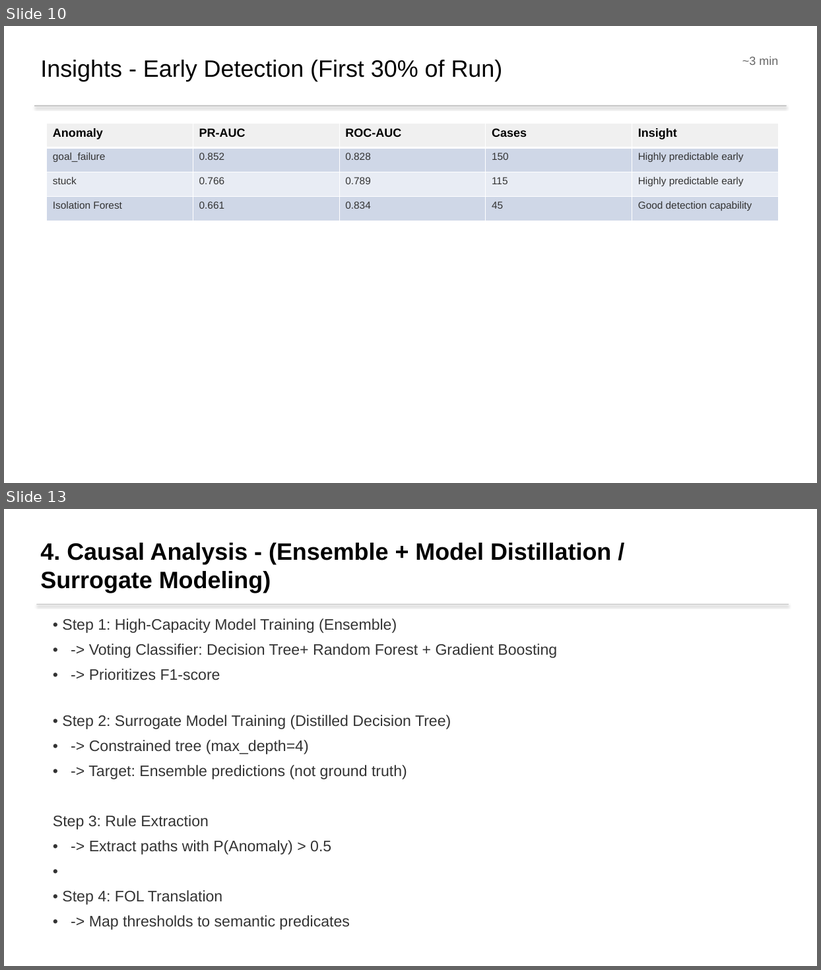
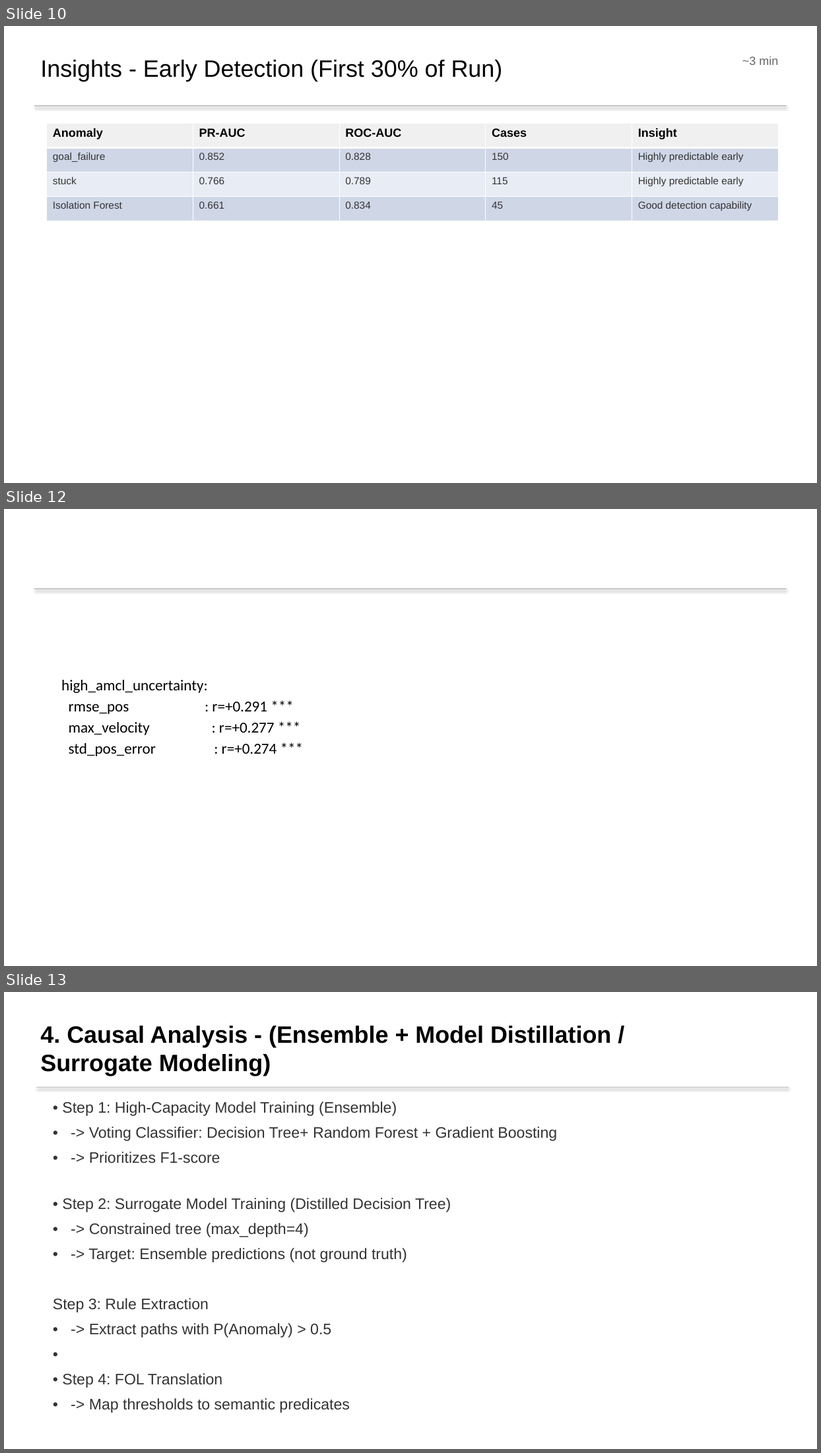
Before and after one commit to nasimpc/Robot-Navigation-Anomaly-Detection-and-Causal-Analysis, a slide deck: assignment3/Team2_Presentation.pptx. Shown one above the other, each under a label of ours: slides 10 and 13 before the commit, slides 10, 12 and 13 after it; the slides between them are not shown. The pictures are 821x970 and 821x1453 pixels, drawn with LibreOffice and Linux fonts; fonts in the diff are those of the drawing. Boxes give left, top, right and bottom in pixels: in the first picture for what was removed or moved away, otherwise in the second. Text is boxed around its words. In the diff, an @@ line names an element or a change of style, - is before the commit and + after.

```diff
--- a/assignment3/Team2_Presentation.pptx
+++ b/assignment3/Team2_Presentation.pptx
@@ slide 12 added at [4,509,817,966], background #FFFFFF @@
@@ rectangle added at [34,588,787,590], fill #C8C8C8 @@
@@ text added at [61,680,277,757], 18 pt, text #000000 @@
+high_amcl_uncertainty:
+rmse_pos : r=+0.291 ***
+max_velocity : r=+0.277 ***
+std_pos_error : r=+0.274 ***
```
Also in this commit, not shown: 2 slides changed, 1 other slide added, 2 slides removed, 1 other file.
